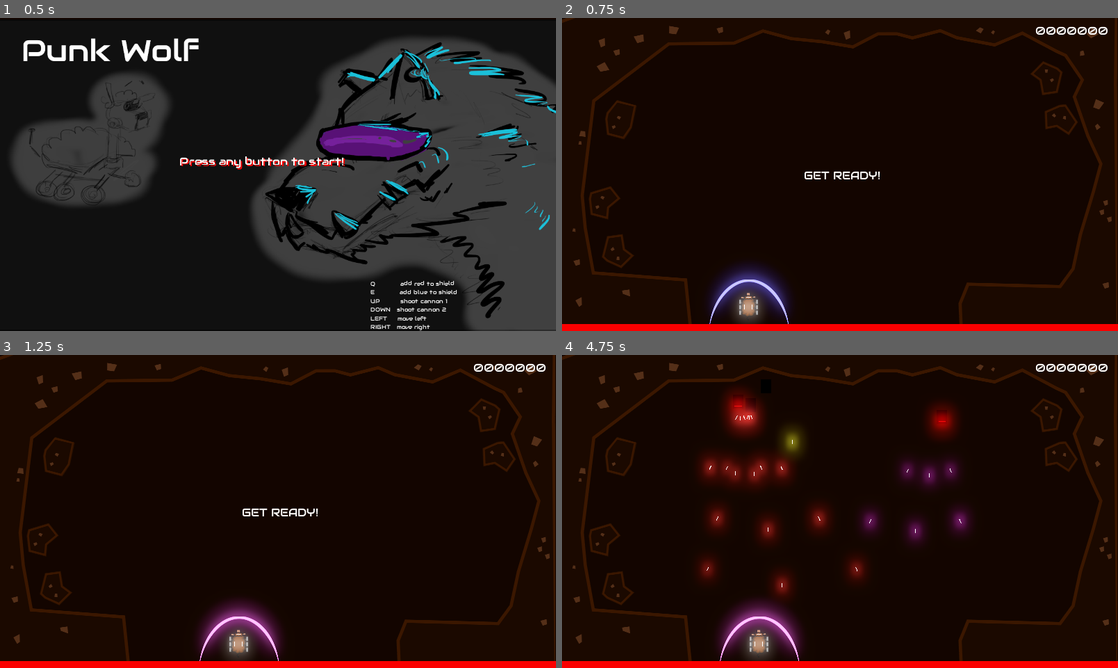
Above: before the commit, frames 1-4 (two rows, left to right).
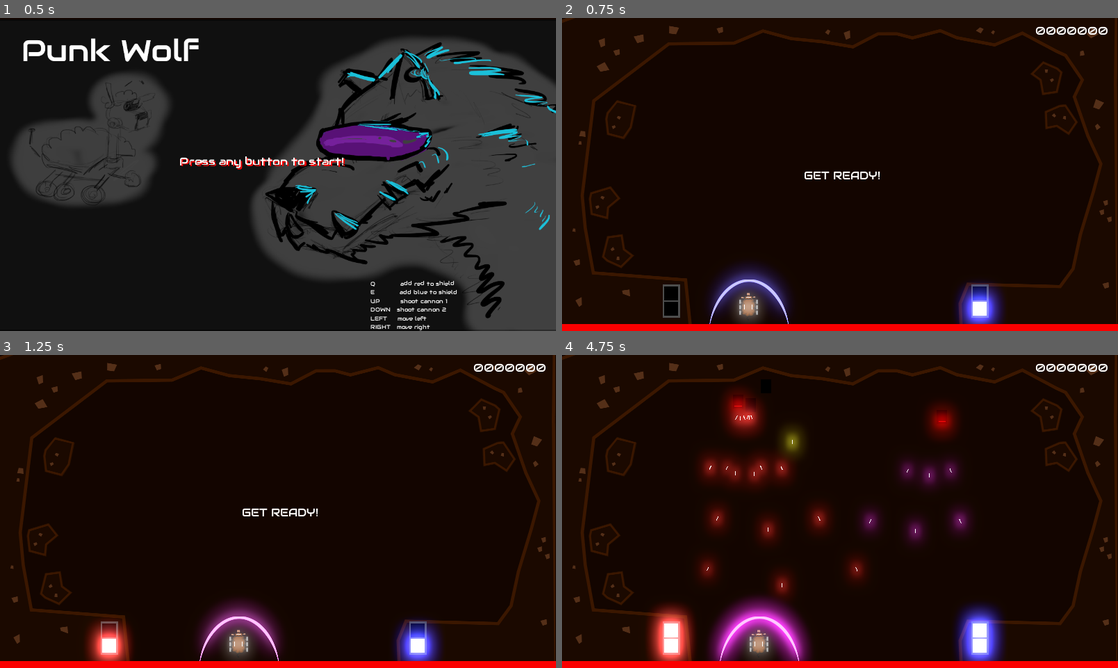
Above: after the commit, the same moments.

Repository: GameDrivenDesign/punk-wolf
Game: Godot game, scene res://scenes/newgame.tscn
Same seed, same stepped clock (60 frames per second), same inputs: the game is played once before the commit and once after it. Sound files missing from this copy of the repository are replaced by a short silence.
Inputs:
- Up to frame 1 (0.5 s): no input
- Up to frame 2 (0.75 s): tap Enter at 0.5 s; hold Right (ui_right) from 0.53 s (still down); tap E (shield_blue) at 0.6 s
- Up to frame 3 (1.25 s): keep holding Right (ui_right); tap Q (shield_red) at 0.8 s
- Up to frame 4 (4.75 s): release Right (ui_right) at 1.28 s; hold Left (ui_left) 1.28-2.03 s; tap Q (shield_red) at 1.35, 2.3, 2.85, 3.8 s; tap E (shield_blue) at 1.55, 2.1, 3.05, 4.55 s; hold Right (ui_right) 2.03-3.53 s; hold Left (ui_left) from 3.53 s (still down); tap Up (shoot_0) at 3.6 s; tap Down (shoot_1) at 4.35 s

Frame 1 is identical in both runs. In frame 2, 1.4% of the frame differs, in the area x 18-80%, y 84-98%; in frame 3, 2.1%; in frame 4, 5.2%, in the area x 15-80%, y 78-98%.

Commit message:
shield meter

Diff:
--- a/game.gd
+++ b/game.gd
@@ -1,4 +1,7 @@
 extends Node2D
+
+# warning-ignore:unused_signal
+signal shield_changed
 
 var enemy_count = 0
 var stage_count = 0
--- a/game.tscn
+++ b/game.tscn
@@ -10,7 +10,7 @@
 [ext_resource path="res://sounds/level_3.wav" type="AudioStream" id=8]
 [ext_resource path="res://sounds/level_1.wav" type="AudioStream" id=9]
 [ext_resource path="res://fonts/audiowide-large.tres" type="DynamicFont" id=10]
-
+[ext_resource path="res://sheep/ShieldMeter.tscn" type="PackedScene" id=12]
 
 [sub_resource type="Environment" id=1]
 background_mode = 4
@@ -77,6 +77,19 @@
 "_edit_lock_": true
 }
 
+[node name="RedShieldMeter" parent="." instance=ExtResource( 12 )]
+margin_left = 290.0
+margin_top = 770.0
+margin_right = 340.0
+margin_bottom = 865.0
+isRed = true
+
+[node name="BlueShieldMeter" parent="." instance=ExtResource( 12 )]
+margin_left = 1178.23
+margin_top = 770.0
+margin_right = 1228.23
+margin_bottom = 865.0
+
 [node name="Sheep" parent="." instance=ExtResource( 3 )]
 position = Vector2( 478.012, 834.516 )
 
@@ -113,3 +126,5 @@
 volume_db = -80.0
 autoplay = true
 bus = "Music"
+[connection signal="shield_changed" from="." to="BlueShieldMeter" method="_on_game_shield_changed"]
+[connection signal="shield_changed" from="." to="RedShieldMeter" method="_on_game_shield_changed"]
--- /dev/null
+++ b/sheep/ShieldMeter.gd
@@ -0,0 +1,23 @@
+extends ColorRect
+
+export(bool) var isRed = false
+const BLACK = Color(0, 0, 0)
+const RED = Color(4, 1, 1)
+const BLUE = Color(1, 1, 6)
+var shieldColor
+
+func _ready():
+	shieldColor = RED if isRed else BLUE
+
+func _on_game_shield_changed(isRedShield:bool, index:int):
+	if isRed != isRedShield:
+		return
+	if index == 0:
+		$Top.color = BLACK
+		$Bottom.color = BLACK
+	if index == 1 or index == 3:
+		$Top.color = BLACK
+		$Bottom.color = shieldColor
+	if index == 2:
+		$Top.color = shieldColor
+		$Bottom.color = shieldColor
--- /dev/null
+++ b/sheep/ShieldMeter.tscn
@@ -0,0 +1,32 @@
+[gd_scene load_steps=2 format=2]
+
+[ext_resource path="res://sheep/ShieldMeter.gd" type="Script" id=1]
+
+[node name="ShieldMeter" type="ColorRect"]
+margin_right = 50.0
+margin_bottom = 95.0
+color = Color( 0.305882, 0.305882, 0.305882, 1 )
+script = ExtResource( 1 )
+__meta__ = {
+"_edit_use_anchors_": false
+}
+
+[node name="Top" type="ColorRect" parent="."]
+margin_left = 5.0
+margin_top = 5.0
+margin_right = 45.0
+margin_bottom = 45.0
+color = Color( 0, 0, 0, 1 )
+__meta__ = {
+"_edit_use_anchors_": false
+}
+
+[node name="Bottom" type="ColorRect" parent="."]
+margin_left = 5.0
+margin_top = 50.0
+margin_right = 45.0
+margin_bottom = 90.0
+color = Color( 0, 0, 0, 1 )
+__meta__ = {
+"_edit_use_anchors_": false
+}
--- a/sheep/sheep.tscn
+++ b/sheep/sheep.tscn
@@ -6,7 +6,6 @@
 [ext_resource path="res://sounds/player_laser_b.wav" type="AudioStream" id=4]
 [ext_resource path="res://sounds/player_impact.wav" type="AudioStream" id=5]
 [ext_resource path="res://sounds/robot_sheep.wav" type="AudioStream" id=6]
-
 
 [sub_resource type="RectangleShape2D" id=1]
 extents = Vector2( 27.7458, 27.956 )
--- a/sheep/shield.gd
+++ b/sheep/shield.gd
@@ -4,7 +4,10 @@
 const SHIELD_COLOR_TOLERANCE = 0.3
 var r_index = 0
 var b_index = 0
-var colors = [1, 2.5, 4, 2.5]
+var colors = [1, 2.5, 4]
+
+# warning-ignore:unused_signal
+signal shield_changed
 
 func is_blocked(projectile):
 	var projectile_color = projectile.get_modulate()
@@ -13,12 +16,14 @@
 	var projectile_vector = Vector3(projectile_color.r - 1, projectile_color.g - 1, projectile_color.b - 1).normalized()
 	return projectile_vector.distance_to(shield_vector) < SHIELD_COLOR_TOLERANCE
 
-func _process(delta):
+func _process(_delta):
 	if Input.is_action_just_pressed("shield_red"):
 		r_index = (r_index + 1) % len(colors)
+		$"../..".emit_signal("shield_changed", true, r_index)
 
 	if Input.is_action_just_pressed("shield_blue"):
 		b_index = (b_index + 1) % len(colors)
+		$"../..".emit_signal("shield_changed", false, b_index)
 
 	var r = colors[r_index]
 	var b = colors[b_index]
Not shown: 1 places in game.tscn that only renumber resources
